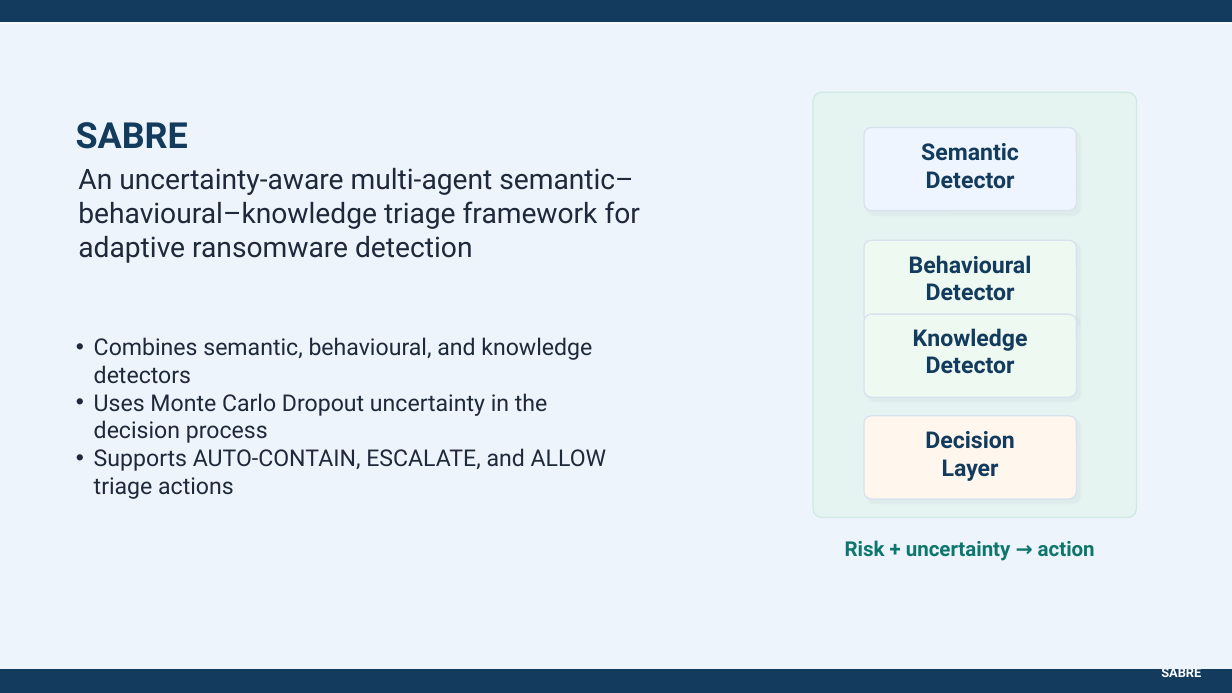
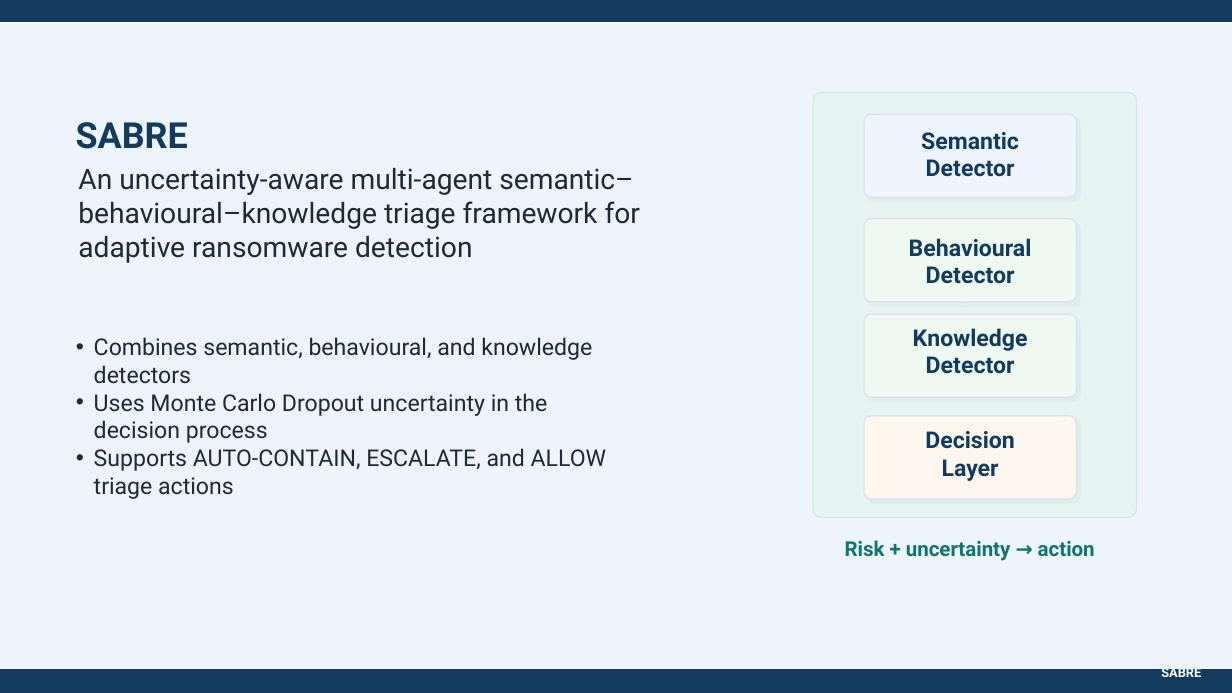
Before and after one commit to Henrinnes/Agentic_SABRE, a slide deck: slide 2 of SABRE_presentation_updated.pptx. Drawn at 1232x693 pixels with LibreOffice and Linux fonts; fonts in the diff are those of the drawing. Boxes give left, top, right and bottom in pixels: in the first picture for what was removed or moved away, otherwise in the second. Text is boxed around its words. In the diff, an @@ line names an element or a change of style, - is before the commit and + after.

```diff
--- a/SABRE_presentation_updated.pptx
+++ b/SABRE_presentation_updated.pptx
@@ rounded rectangle: place and size @@
-rounded rectangle at (864,128,1077,211)
+rounded rectangle at (864,115,1077,198)
@@ text "Semantic": place and size @@
-text "Semantic" at (921,143,1019,189)
+text "Semantic" at (921,132,1019,177)
@@ rounded rectangle: place and size @@
-rounded rectangle at (864,240,1077,323)
+rounded rectangle at (864,219,1077,302)
@@ text "Behavioural": place and size @@
-text "Behavioural" at (909,255,1032,301)
+text "Behavioural" at (909,238,1032,284)
```
Also in this commit, not shown: 3 other slides changed.
